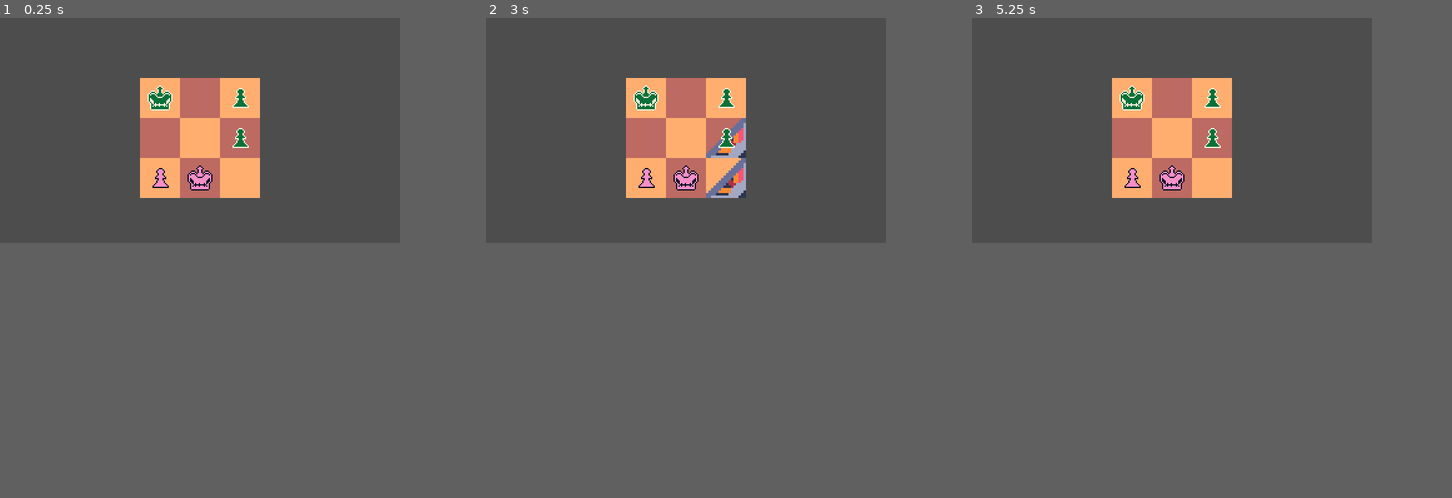
Above: before the commit, frames 1-3 (left to right).
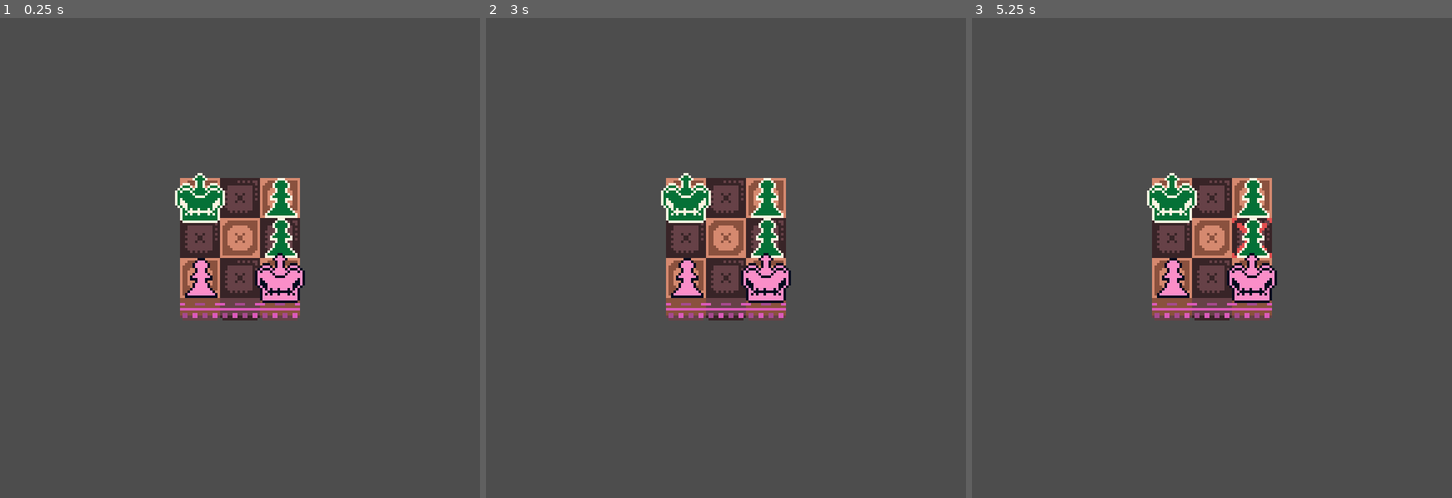
Above: after the commit, the same moments.

Repository: ivycase/GMTK2023-Final-Chess
Game: Godot game, scene res://scenes/levels/graphics_test.tscn
The game is run twice, just before and just after one commit, with the same random seed, the same clock (stepped at 60 frames per second) and the same inputs. This scene is started directly instead of the project's main scene.
Inputs (mouse positions are in pixels of both pictures, inside the frame that each line leads up to):
- Up to frame 1 (0.25 s): no input
- Up to frame 2 (3 s): tap Enter at 0.5, 2 s; move the mouse to (774, 118) at 0.52 s; click (774, 118) at 0.6 s; tap Space at 1.25, 2.75 s; move the mouse to (606, 142) at 1.27 s; click (606, 142) at 1.35 s; move the mouse to (726, 80) at 2.02 s; click (726, 80) at 2.1 s; move the mouse to (668, 176) at 2.77 s; click (668, 176) at 2.85 s
- Up to frame 3 (5.25 s): tap Enter at 3.5 s; move the mouse to (1293, 162) at 3.52 s; click (1293, 162) at 3.6 s; tap Space at 4.25 s; move the mouse to (1053, 94) at 4.27 s; click (1053, 94) at 4.35 s; move the mouse to (1192, 128) at 5.02 s; click (1192, 128) at 5.1 s
The window is 640x360 before the commit and 768x768 after it. Grey fills any space a smaller window leaves; there, only what the larger window draws over its background counts as a difference.

The runs differ from the first frame. In frame 1, 13% of the frame differs, in the area x 29-64%, y 12-64%; in frame 2, 13%; in frame 3, 13%.

Commit message:
Basic tileset graphics

Diff:
--- a/project.godot
+++ b/project.godot
@@ -21,8 +21,10 @@
 
 [display]
 
-window/size/viewport_width=320
-window/size/viewport_height=180
+window/size/viewport_width=192
+window/size/viewport_height=192
+window/size/window_width_override=720
+window/size/window_height_override=720
 window/stretch/mode="viewport"
 
 [input]
--- a/scenes/levels/graphics_test.tscn
+++ b/scenes/levels/graphics_test.tscn
@@ -1,14 +1,14 @@
 [gd_scene load_steps=7 format=3 uid="uid://bnnflxkdui5fd"]
 
-[ext_resource type="TileSet" uid="uid://dqa2j1vinspyo" path="res://sprites/tileset.tres" id="1_yua2t"]
 [ext_resource type="Script" path="res://scripts/Board.gd" id="2_cvrpm"]
+[ext_resource type="TileSet" uid="uid://cgpoupdsra5vy" path="res://sprites/chess_tileset.tres" id="3_786fv"]
 [ext_resource type="PackedScene" uid="uid://b7kjbllnicsxh" path="res://scenes/pieces/Piece.tscn" id="3_l2ttq"]
 [ext_resource type="PackedScene" uid="uid://df55k5fv1rde4" path="res://scenes/pieces/green/king.tscn" id="4_oa2wy"]
 [ext_resource type="PackedScene" uid="uid://1nhckci2d4ta" path="res://scenes/pieces/pink/pawn.tscn" id="5_558cu"]
 [ext_resource type="PackedScene" uid="uid://bbrrv357hyfoa" path="res://scenes/pieces/pink/king.tscn" id="6_45w8y"]
 
 [node name="Level" type="Node2D"]
-position = Vector2(112, 48)
+position = Vector2(72, 64)
 
 [node name="Board" type="Node2D" parent="." node_paths=PackedStringArray("Tilemap", "Prototype")]
 script = ExtResource("2_cvrpm")
@@ -18,10 +18,10 @@
 Board_Size = Vector2i(3, 3)
 
 [node name="TileMap" type="TileMap" parent="Board"]
-tile_set = ExtResource("1_yua2t")
+tile_set = ExtResource("3_786fv")
 format = 2
 layer_0/name = "Board"
-layer_0/tile_data = PackedInt32Array(0, 0, 12, 65537, 0, 12, 131074, 0, 12, 2, 0, 12, 131072, 0, 12, 1, 65536, 12, 65536, 65536, 12, 131073, 65536, 12, 65538, 65536, 12)
+layer_0/tile_data = PackedInt32Array(0, 65536, 4, 65537, 65536, 4, 131074, 65536, 4, 131072, 65536, 4, 2, 65536, 4, 131073, 131072, 4, 65538, 131072, 4, 1, 131072, 4, 65536, 131072, 4, 196608, 0, 5, 196609, 131072, 5, 196610, 0, 5)
 layer_1/name = "Indicator"
 layer_1/enabled = true
 layer_1/modulate = Color(1, 1, 1, 1)
@@ -33,16 +33,16 @@
 [node name="Prototype" type="Node2D" parent="."]
 
 [node name="King" parent="Prototype" instance=ExtResource("4_oa2wy")]
-position = Vector2(16, 16)
+position = Vector2(8, 8)
 
 [node name="Piece" parent="Prototype" instance=ExtResource("3_l2ttq")]
-position = Vector2(80, 48)
+position = Vector2(40, 24)
 
 [node name="Piece3" parent="Prototype" instance=ExtResource("3_l2ttq")]
-position = Vector2(80, 16)
+position = Vector2(40, 8)
 
 [node name="Pawn" parent="Prototype" instance=ExtResource("5_558cu")]
-position = Vector2(16, 80)
+position = Vector2(8, 40)
 
 [node name="King2" parent="Prototype" instance=ExtResource("6_45w8y")]
-position = Vector2(48, 80)
+position = Vector2(40, 40)
--- a/scripts/Board.gd
+++ b/scripts/Board.gd
@@ -42,7 +42,7 @@
 		var coords = Tilemap.local_to_map(mouse_pos)
 		#print("clicked tile: ", coords)
 
-		if !(0 <= coords.x && coords.x < Board_Size.x) || !(0 <= coords.y && coords.y < Board_Size.y): # not inside board
+		if !is_in_board(coords): # not inside board
 			current_piece = null
 			set_highlight(false)
 			piece_deselect()
@@ -83,7 +83,20 @@
 func destroy_tile(tile):
 	remove_piece(tile)
 	destroyed_matrix[tile.x][tile.y] = true
-	Tilemap.set_cell(1, tile, 0, Vector2i(0, 14))
+
+	### Tilemap ###
+
+	if is_in_board(tile + Vector2i(0, -1)): # if above tile is in board
+		Tilemap.set_cell(0, tile, 0, Vector2i(0, 5))
+	else:
+		Tilemap.erase_cell(0, tile)
+
+	var below_tile = tile + Vector2i(0, 1)
+	if !is_in_board(below_tile) || destroyed_matrix[below_tile.x][below_tile.y]: # if below tile is out of board or destroyed (half-piece)
+		Tilemap.erase_cell(0, below_tile)
+
+func is_in_board(coords):
+	return (0 <= coords.x && coords.x < Board_Size.x) && (0 <= coords.y && coords.y < Board_Size.y)
 
 func move_current_piece(move):
 	if move in current_piece_moves:
@@ -112,7 +125,7 @@
 
 func set_highlight(do_highlight):
 	for tile in current_piece_moves:
-		if do_highlight: Tilemap.set_cell(1, tile, 0, Vector2i(10, 10))
+		if do_highlight: Tilemap.set_cell(1, tile, 0, Vector2i(5, 3))
 		else: Tilemap.erase_cell(1, tile)
 
 ### GET LEGAL MOVES ###
@@ -148,7 +161,7 @@
 	var filter = moves.duplicate()
 
 	for move in moves:
-		if !(0 <= move.x && move.x < Board_Size.x) || !(0 <= move.y && move.y < Board_Size.y): filter.erase(move) # out of board
+		if !is_in_board(move): filter.erase(move) # out of board
 		elif matrix[move.x][move.y] != null && matrix[move.x][move.y].team == piece.team: filter.erase(move) # occupied by friendly piece
 		elif destroyed[move.x][move.y]: filter.erase(move) #tile is destroyed
 
@@ -160,7 +173,7 @@
 			var i = 1
 			while(true):
 				var move = (direction * i) + piece.tile
-				if !(0 <= move.x && move.x < Board_Size.x) || !(0 <= move.y && move.y < Board_Size.y): break # out of board
+				if !is_in_board(move): break # out of board
 				elif matrix[move.x][move.y] != null && matrix[move.x][move.y].team == piece.team: break # occupied by friendly piece
 				elif destroyed[move.x][move.y]: break #tile is destroyed
 				elif matrix[move.x][move.y] != null && matrix[move.x][move.y].team != piece.team: # occupied by enemy piece
@@ -183,7 +196,7 @@
 
 	var filter = captures.duplicate()
 	for move in captures:
-		if !(0 <= move.x && move.x < Board_Size.x) || !(0 <= move.y && move.y < Board_Size.y): filter.erase(move) # out of board
+		if !is_in_board(move): filter.erase(move) # out of board
 		elif matrix[move.x][move.y] == null || matrix[move.x][move.y].team == piece.team: filter.erase(move) # no enemy to capture
 
 	var moves = []
@@ -192,7 +205,7 @@
 
 	filter.append_array(moves)
 	for move in moves:
-		if !(0 <= move.x && move.x < Board_Size.x) || !(0 <= move.y && move.y < Board_Size.y): filter.erase(move) # out of board
+		if !is_in_board(move): filter.erase(move) # out of board
 		elif matrix[move.x][move.y] != null: filter.erase(move) # occupied by piece
 		elif destroyed[move.x][move.y]: filter.erase(move) #tile is destroyed
 
--- /dev/null
+++ b/sprites/chess_tileset.tres
@@ -0,0 +1,28 @@
+[gd_resource type="TileSet" load_steps=3 format=3 uid="uid://cgpoupdsra5vy"]
+
+[ext_resource type="Texture2D" uid="uid://c62wl1lvxwvb3" path="res://sprites/chess-tileset.png" id="1_gqdfm"]
+
+[sub_resource type="TileSetAtlasSource" id="TileSetAtlasSource_4u2jv"]
+texture = ExtResource("1_gqdfm")
+0:3/0 = 0
+1:3/0 = 0
+2:3/0 = 0
+3:3/0 = 0
+5:3/0 = 0
+6:3/0 = 0
+0:4/0 = 0
+1:4/0 = 0
+2:4/0 = 0
+3:4/0 = 0
+0:5/0 = 0
+1:5/0 = 0
+2:5/0 = 0
+3:5/0 = 0
+0:6/0 = 0
+1:6/0 = 0
+2:6/0 = 0
+3:6/0 = 0
+0:7/0 = 0
+
+[resource]
+sources/0 = SubResource("TileSetAtlasSource_4u2jv")
Binary file added: sprites/chess-tileset.png
Not shown, added: sprites/chess-tileset.png.import
